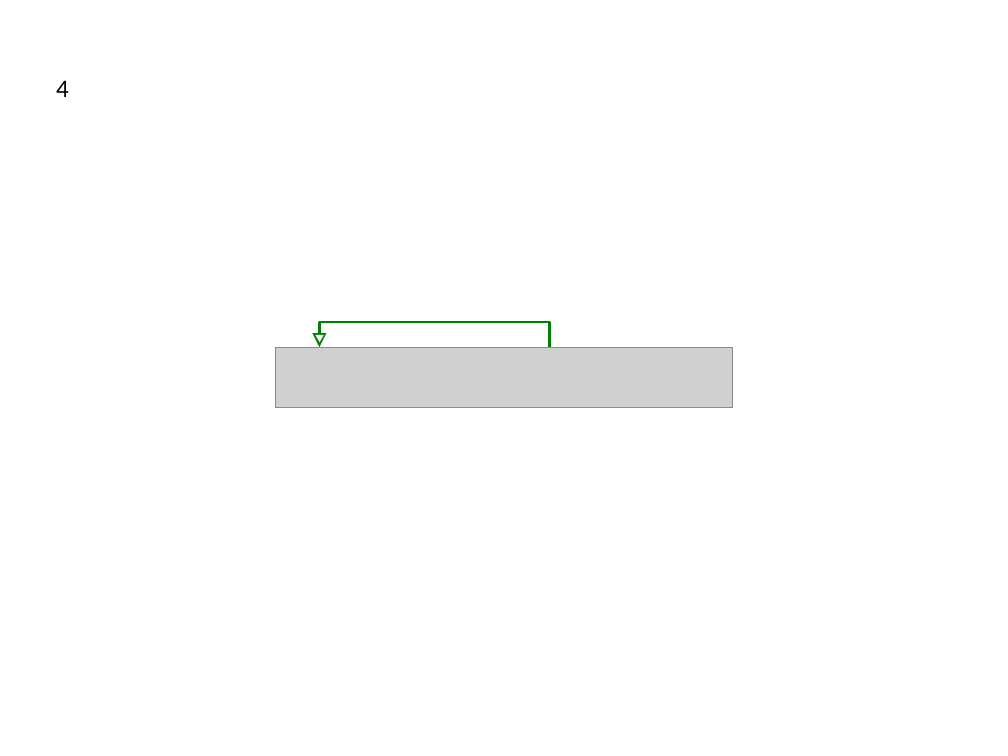
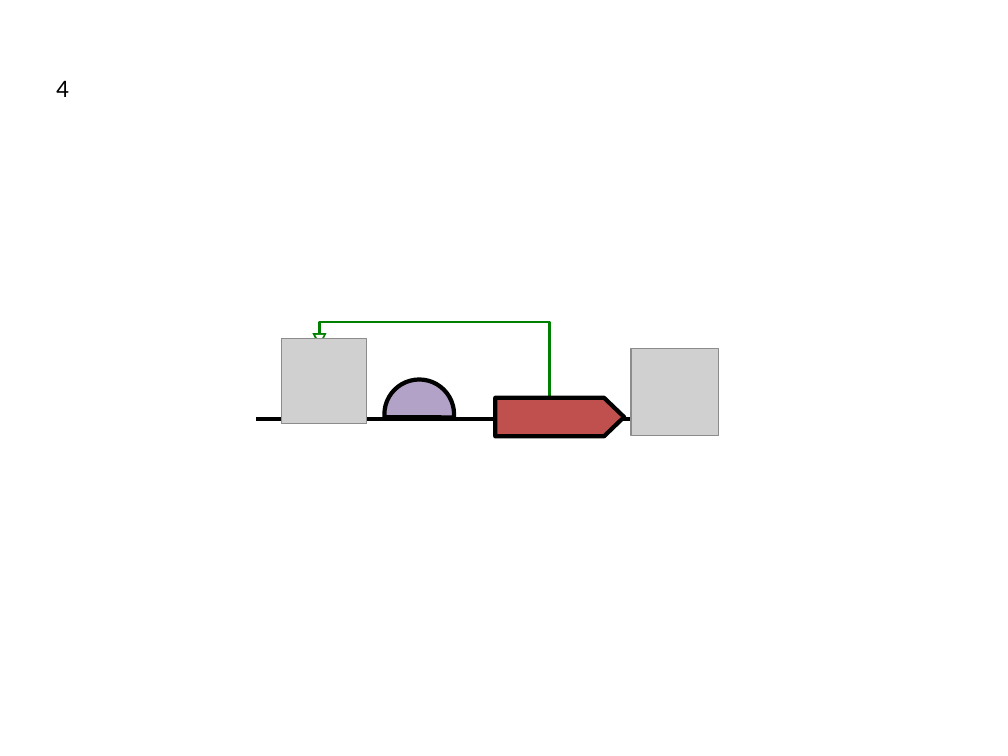
Before and after one commit to SynBioDex/SBOL-visual, a slide deck: slide 1 of specification/imgsrc/4.pptx. Drawn at 1008x756 pixels with LibreOffice and Linux fonts; fonts in the diff are those of the drawing; grey boxes stand for pictures. Boxes give left, top, right and bottom in pixels: in the first picture for what was removed or moved away, otherwise in the second. Text is boxed around its words. In the diff, an @@ line names an element or a change of style, - is before the commit and + after.

```diff
--- a/specification/imgsrc/4.pptx
+++ b/specification/imgsrc/4.pptx
@@ elbow arrow moved from (549, 362) - (320, 347) to (549, 397) - (320, 347) @@
@@ picture removed at bbox=[276, 347, 733, 407] @@
@@ group added at bbox=[256, 339, 719, 450]: 2 pictures, 1 line, 1 right arrow, 1 chord (boxed as its full ellipse) @@
@@ rectangle: place and size @@
-rectangle at bbox=[304, 347, 335, 371]
+rectangle at bbox=[288, 409, 319, 433]
```
Also in this commit, not shown: 1 other slide changed, 49 other files.
